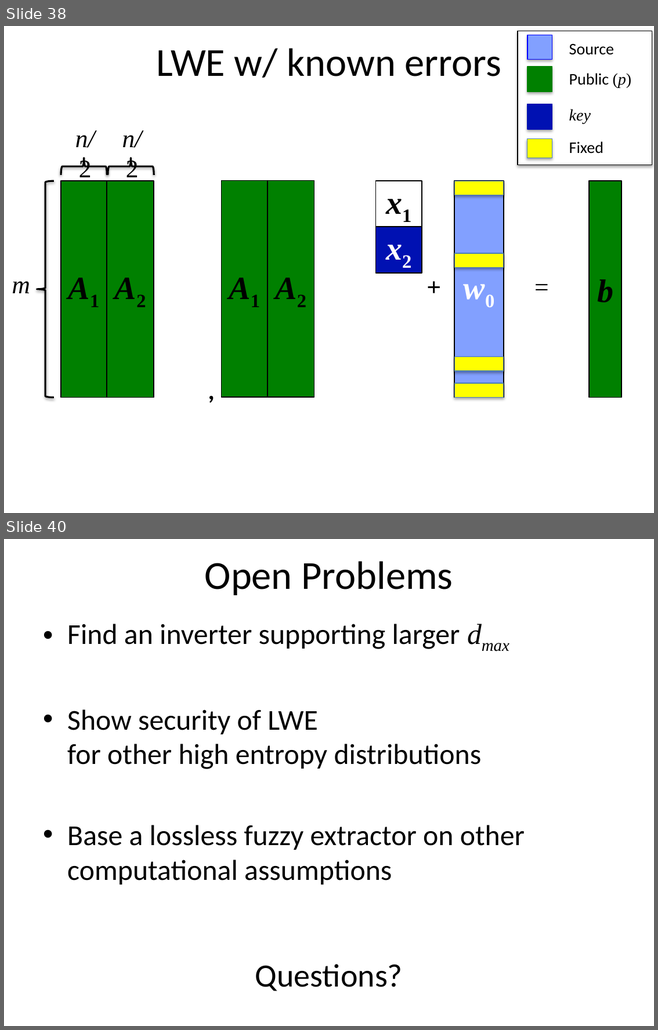
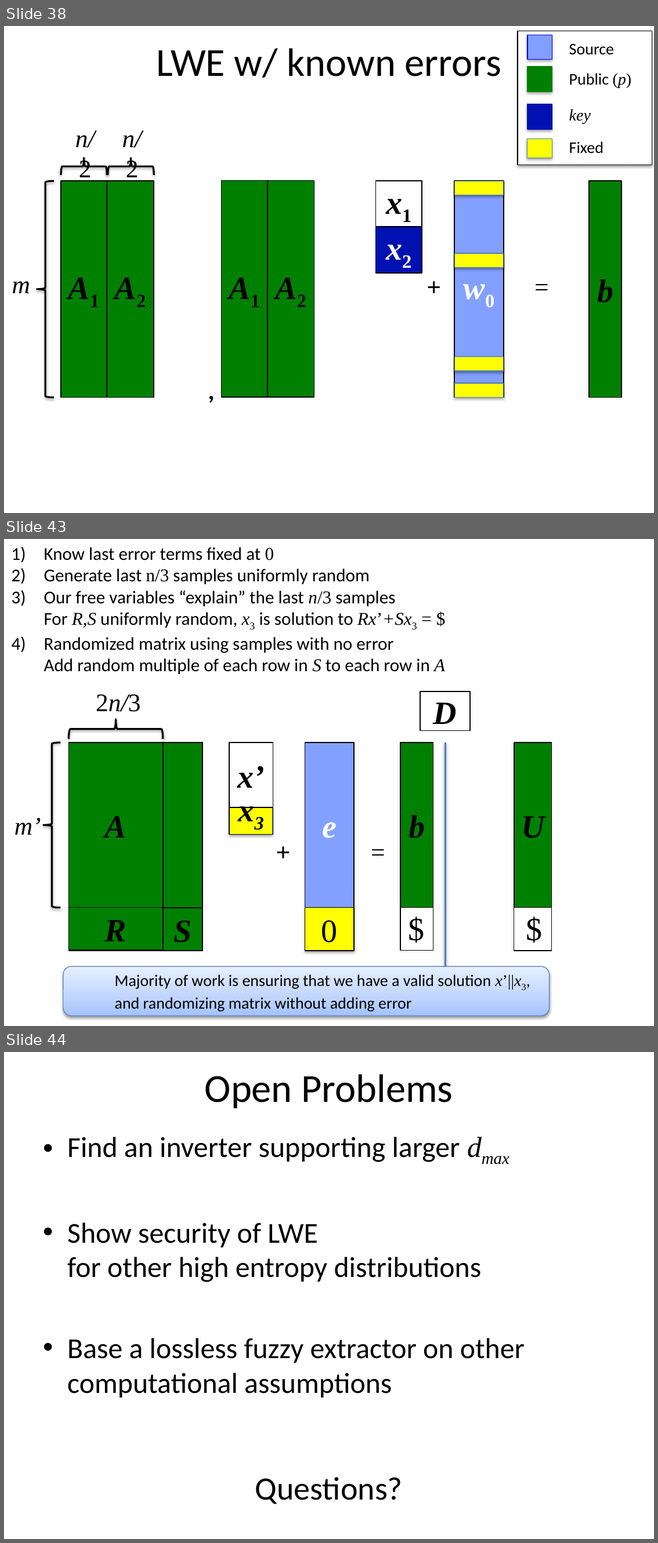
Before and after one commit to xianruimeng/comp-fuzzy-ext, a slide deck: ComputationalFuzzyExtractors.pptx. Shown one above the other, each under a label of ours: slides 38 and 40 before the commit, slides 38, 43 and 44 after it; the slides between them are not shown. The pictures are 658x1030 and 658x1543 pixels, drawn with LibreOffice and Linux fonts; fonts in the diff are those of the drawing. Boxes give left, top, right and bottom in pixels: in the first picture for what was removed or moved away, otherwise in the second. Text is boxed around its words. In the diff, an @@ line names an element or a change of style, - is before the commit and + after.

```diff
--- a/ComputationalFuzzyExtractors.pptx
+++ b/ComputationalFuzzyExtractors.pptx
@@ slide 43 added at (4, 539, 654, 1026), background #FFFFFF @@
@@ text added at (44, 547, 445, 674), 20 pt, text #000000 @@
+1) Know last error terms fixed at 0
+2) Generate last n/3 samples uniformly random
+3) Our free variables “explain” the last n/3 samples
+  For R,S uniformly random, x3 is solution to Rx’+Sx3 = $
+4) Randomized matrix using samples with no error
+Add random multiple of each row in S to each row in A
@@ text added at (96, 694, 140, 712), 28 pt, text #000000 @@
+2n/3
@@ rectangle added at (420, 692, 470, 730), outline #000000 1 pt, 36 pt, text #000000, bold, italic @@
+D
@@ left brace added at (68, 719, 163, 739), outline #000000 2 pt @@
@@ left brace added at (43, 743, 60, 907), outline #000000 2 pt @@
@@ rectangle added at (69, 743, 163, 907), fill #008000, outline #000000 1 pt, 36 pt, text #000000, bold, italic @@
+A
@@ rectangle added at (69, 743, 203, 951), outline #000000 1 pt @@
@@ rectangle added at (162, 743, 202, 908), fill #008000, outline #000000 1 pt @@
@@ rectangle added at (229, 743, 273, 835), outline #000000 1 pt @@
@@ rectangle added at (230, 743, 273, 808), outline #000000 1 pt, 36 pt, text #000000, bold, italic @@
+x’
@@ rectangle added at (305, 743, 354, 908), fill #82A0FF, outline #000000 1 pt, 36 pt, text #FFFFFF, bold, italic @@
+e
@@ rectangle added at (305, 743, 354, 951), outline #000000 1 pt @@
@@ rectangle added at (400, 743, 433, 907), fill #008000, outline #000000 1 pt, 36 pt, text #000000, bold, italic @@
+b
@@ rectangle added at (400, 743, 433, 951), outline #000000 1 pt @@
@@ line added from (445, 743) to (445, 974), #4F81BD 2 pt @@
@@ rectangle added at (513, 743, 551, 951), outline #000000 1 pt @@
@@ rectangle added at (514, 743, 551, 908), fill #008000, outline #000000 1 pt, 36 pt, text #000000, bold, italic @@
+U
@@ text added at (230, 798, 273, 826), 36 pt, text #000000, bold, italic @@
+x3
@@ rectangle added at (230, 808, 273, 835), fill #FFFF00, outline #4B7EBC 0.75 pt @@
@@ text added at (14, 818, 41, 835), 28 pt, text #000000, italic @@
+m’
@@ text added at (269, 832, 297, 870), 28 pt, text #000000, bold @@
++
@@ text added at (364, 832, 392, 870), 28 pt, text #000000 @@
+=
@@ rectangle added at (69, 907, 163, 950), fill #008000, outline #000000 1 pt, 36 pt, text #000000, bold, italic @@
+R
@@ rectangle added at (162, 908, 202, 951), fill #008000, outline #000000 1 pt, 36 pt, text #000000, bold, italic @@
+S
@@ rectangle added at (305, 908, 354, 951), fill #FFFF00, outline #4B7EBC 0.75 pt, 36 pt, text #000000 @@
+0
@@ text added at (401, 905, 431, 951), 36 pt, text #000000 @@
+$
@@ text added at (519, 905, 549, 951), 36 pt, text #000000 @@
+$
@@ rounded rectangle added at (63, 966, 549, 1016), fill gradient #A4C4FF to #BFD4FF to #E6EEFF, outline #4B7EBC 0.75 pt, 18 pt, text #000000 @@
+  Majority of work is ensuring that we have a valid solution x’||x3,
+  and randomizing matrix without adding error
@@ what was slide 40 is now slide 44 @@
```
Also in this commit, not shown: 10 slides changed, 3 other slides added.
